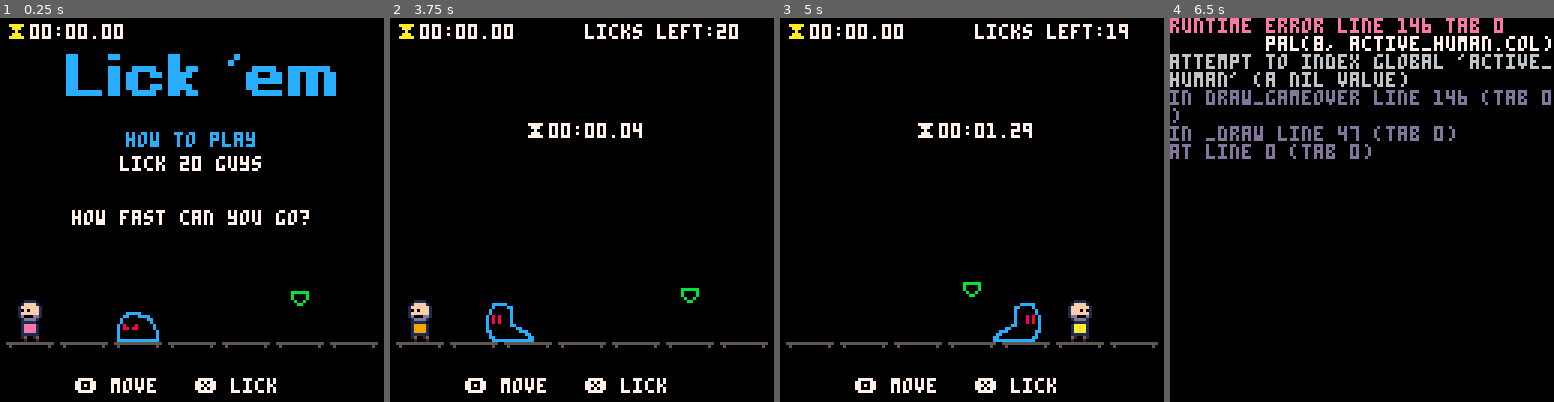
Above: before the commit, frames 1-4 (left to right).
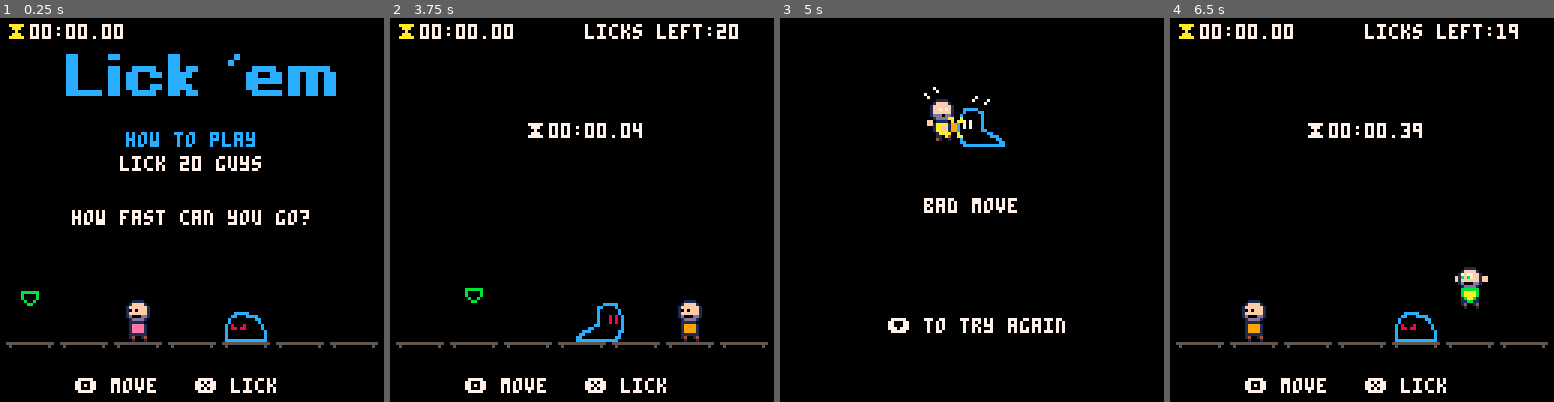
Above: after the commit, the same moments.

Repository: sugarvoid/lick-em
Game: PICO-8 cartridge lickem.p8
The game is run twice, just before and just after one commit, with the same random seed, the same clock (stepped at 60 frames per second) and the same inputs.
Inputs:
- Up to frame 1 (0.25 s): no input
- Up to frame 2 (3.75 s): tap X (X key) at 0.33, 1.07, 1.85, 2.97 s; tap O (Z key) at 0.7, 1.7, 2.1, 2.5, 2.9, 3.3, 3.7 s; hold Down from 3.63 s (still down)
- Up to frame 3 (5 s): release Down at 3.97 s; tap X (X key) at 4.08 s; tap O (Z key) at 4.1, 4.5, 4.9 s
- Up to frame 4 (6.5 s): tap X (X key) at 5.2, 6.32 s; tap O (Z key) at 5.3, 5.7, 6.1 s; hold Down 5.73-6.03 s

The runs differ from the first frame. In frame 1, 1.6% of the frame differs, in the area x 4-81%, y 71-85%; in frame 2, 1.8%; in frame 3, 6.0%; in frame 4, 12%, in the area x 0-100%, y 0-98%.
Error before the commit: runtime error line 146 tab 0; pal(8, active_human.col); attempt to index global 'active_human' (a nil value)

Commit message:
Make actor places reset after gameover

Diff:
--- a/src/main.lua
+++ b/src/main.lua
@@ -6,15 +6,33 @@
     is_game_running = false
     sw_running = false
     p_anim_played = true
-    curr_human_slot = 1
-    future_slot = 6
+    curr_human_slot = nil
+    future_slot = nil
     marker_y = 85
     m_delta = 0.2
     next_slot = 2
-    start_game()
-end
-
-function start_game()
+    gameover_col = 8
+    --reset_spots()
+    reset_game()
+end
+
+function get_spots()
+    local x = rnd({3,4,5})
+    local result = {x - 2, x, x + 2}
+    shuffle(result)
+    return result
+end
+
+function reset_spots()
+    local spots = get_spots()
+    curr_human_slot = spots[1]
+    future_slot = spots[2]
+    player.slot = spots[3]
+    active_human = spawn_human(slots[curr_human_slot])
+end
+
+function reset_game()
+    reset_spots()
     frame_total = 0
     old_frame_total = dget(0)
     if old_frame_total == 0 then
@@ -23,7 +41,7 @@
     high_score = old_frame_total
     licks_left = 20
     failed_reason = nil
-    active_human = spawn_human(slots[curr_human_slot])
+    --active_human = spawn_human(slots[curr_human_slot])
     is_game_running = true
     player:reset()
 end
@@ -50,15 +68,10 @@
     draw_spots()
 
     if not sw_running then
-
-
         cprint("how to play", 38, 12)
         cprint("lick 20 guys", 46)
         cprint("how fast can you go?", 64)
         sspr(8, 40, 48, 16, 20, 2, 96, 32)
-
-
-
     else
         print("licks left:" .. licks_left, 65, 2, 7)
         print("⧗" .. get_time_from_frames(tostr(frame_total, 2)), 45, 35, 7)
@@ -100,6 +113,7 @@
 function animationfinished()
     if is_game_running then
         active_human = spawn_human(slots[curr_human_slot])
+        gameover_col = active_human.col
         get_next()
     end
 end
@@ -121,7 +135,6 @@
 end
 
 function draw_spots()
-    --TODO: Change color based on is actor is on spot
     for i=1, 7 ,1 do
         sspr(48, 0, 16, 8, slots[i], 105)
     end
@@ -129,7 +142,7 @@
 
 function update_gameover()
     if btnp(⬇️) then
-        start_game()
+        reset_game()
     end
 end
 
@@ -140,7 +153,7 @@
         cprint("bad lick", 60)
     elseif failed_reason == 1 then
         --should have licked
-        pal(8, active_human.col)
+        pal(8, gameover_col)
         spr(72, 45, 20, 4, 4)
         pal()
         cprint("bad move", 60)
@@ -191,3 +204,14 @@
 function print_debug(str)
     printh("debug: " .. str, 'debug.txt')
 end
+
+
+
+
+function shuffle(t)
+    -- do a fisher-yates shuffle
+    for i = #t, 1, -1 do
+      local j = flr(rnd(i)) + 1
+      t[i], t[j] = t[j], t[i]
+    end
+  end
--- a/src/player.lua
+++ b/src/player.lua
@@ -1,9 +1,9 @@
 lick_frames = { 146, 148, 150, 152, 154, 152, 154,  150, 148, 146 }
 
 player = {
-    slot = 3,
-    x = slots[3],
-    y = 100,
+    slot = nil,
+    x = nil,
+    --y = 100,
     tick = 0,
     look_left = true,
     next_xpos = nil,
@@ -60,7 +60,7 @@
         end
 
         if not p_anim_played then
-            self.tick += 0.5
+            self.tick += 1
             -- move to the next frame
             if flr(self.tick) == 1 then
                 self.tick = 0
@@ -87,5 +87,9 @@
         self.img_frame = 1
         self.dx = 0
         self.moving = false
+        self.x = slots[self.slot]
     end,
+    --place = function(self)
+     --   self.x = slots[self.slot]
+    --end,
 }
